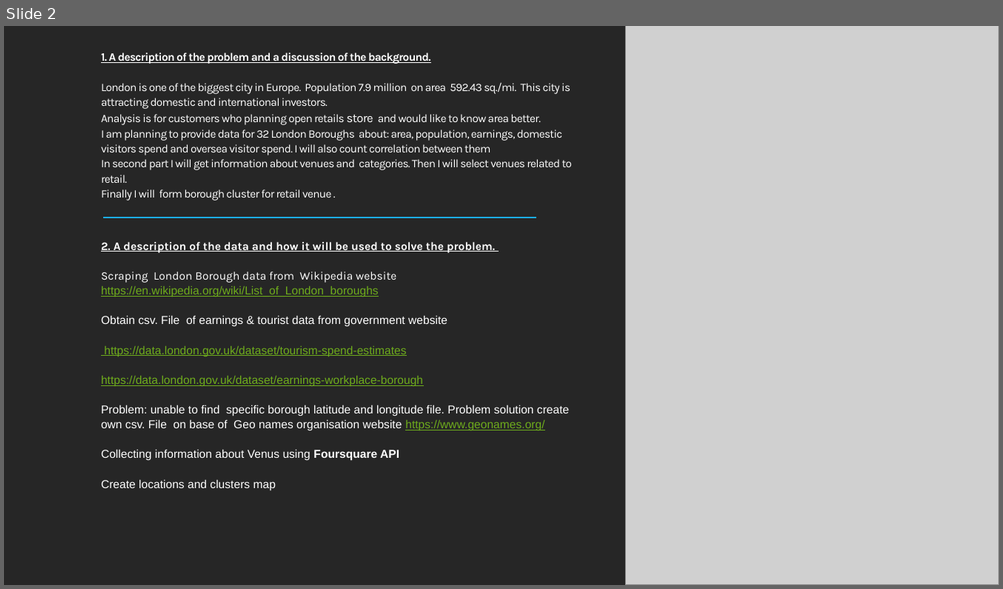
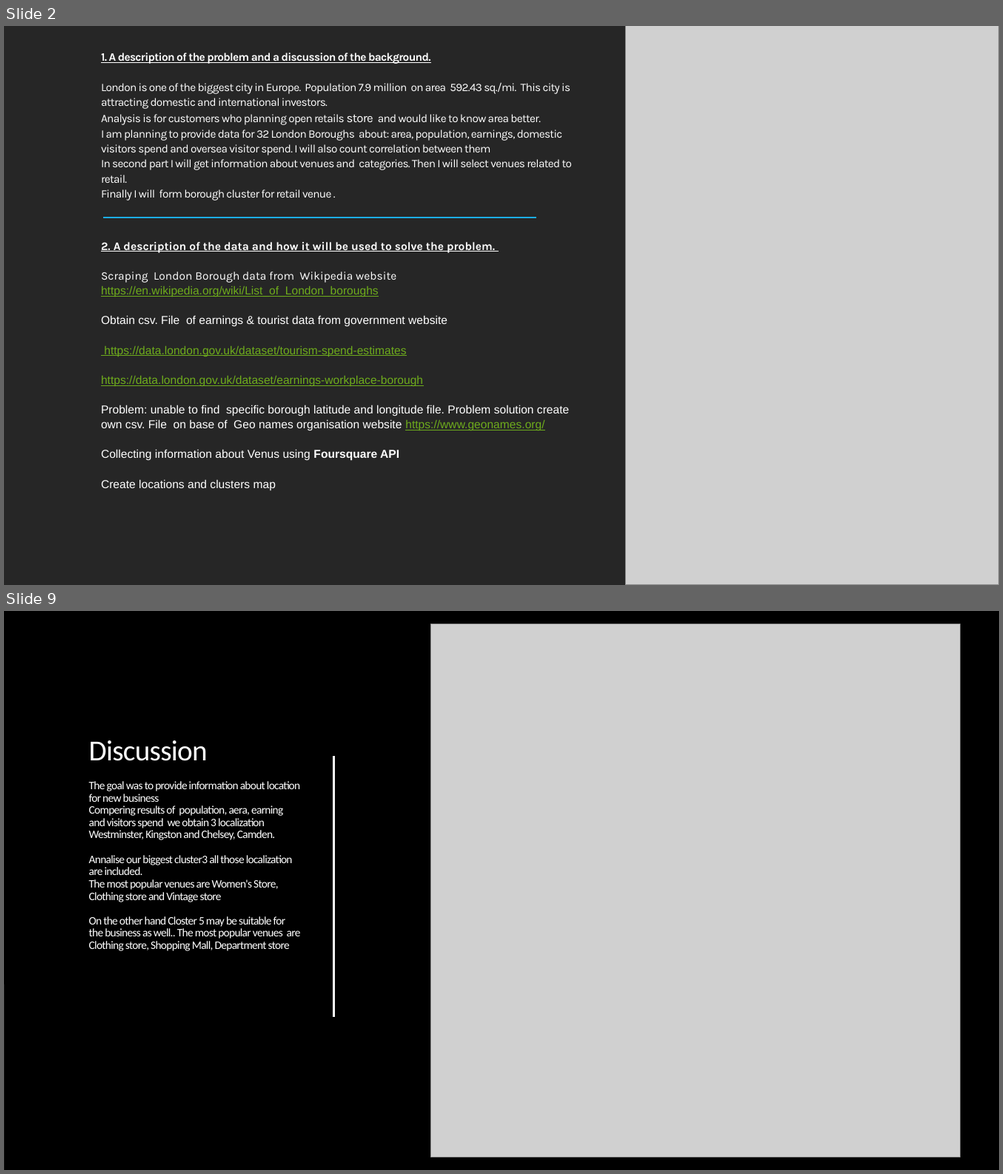
Before and after one commit to MC-01/notebook, a slide deck: Location for new Retail Business London Borough Analysis.pptx. Shown one above the other, each under a label of ours: slide 2 before the commit, slides 2 and 9 after it; the slides between them are not shown. The pictures are 1003x589 and 1003x1174 pixels, drawn with LibreOffice and Linux fonts; fonts in the diff are those of the drawing; grey boxes stand for pictures. Boxes give left, top, right and bottom in pixels: in the first picture for what was removed or moved away, otherwise in the second. Text is boxed around its words. In the diff, an @@ line names an element or a change of style, - is before the commit and + after.

```diff
--- a/Location for new Retail Business London Borough Analysis.pptx
+++ b/Location for new Retail Business London Borough Analysis.pptx
@@ slide 9 added at <box>4,611,999,1170</box>, background #000000 @@
@@ rectangle added at <box>4,611,999,1170</box>, fill #000000 @@
@@ picture added at <box>430,624,960,1157</box> @@
@@ title added at <box>89,741,301,951</box>, 11 pt, text #FFFFFF @@
+Discussion
+The goal was to provide information about location for new business
+Compering results of population, aera, earning and visitors spend we obtain 3 localization
+Westminster, Kingston and Chelsey, Camden.
+Annalise our biggest cluster3 all those localization are included.
+The most popular venues are Women's Store, Clothing store and Vintage store
+On the other hand Closter 5 may be suitable for the business as well.. The most popular venues are Clothing store, Shopping Mall, Department store
@@ line added from (334, 756) to (334, 1017), #FFFFFF 1.5 pt @@
@@ rectangle added at <box>4,985,999,1170</box>, fill #262626 @@
@@ rectangle added at <box>4,1133,999,1170</box>, fill #262626 @@
```
Also in this commit, not shown: 7 other slides added, 1 slide removed.
